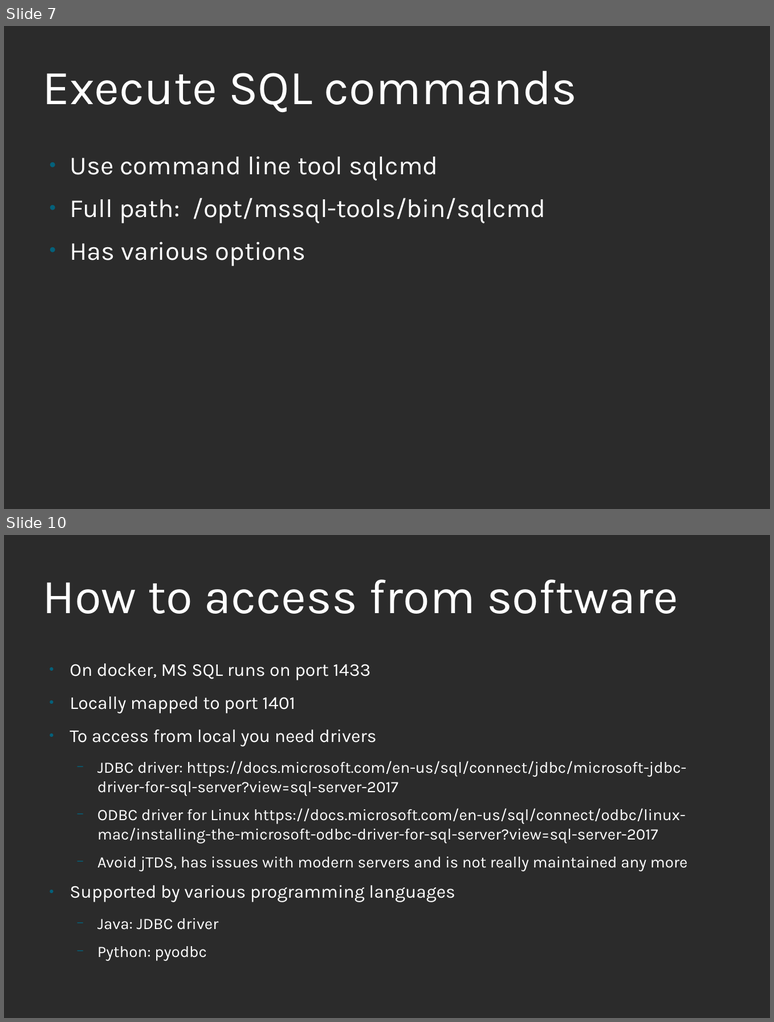
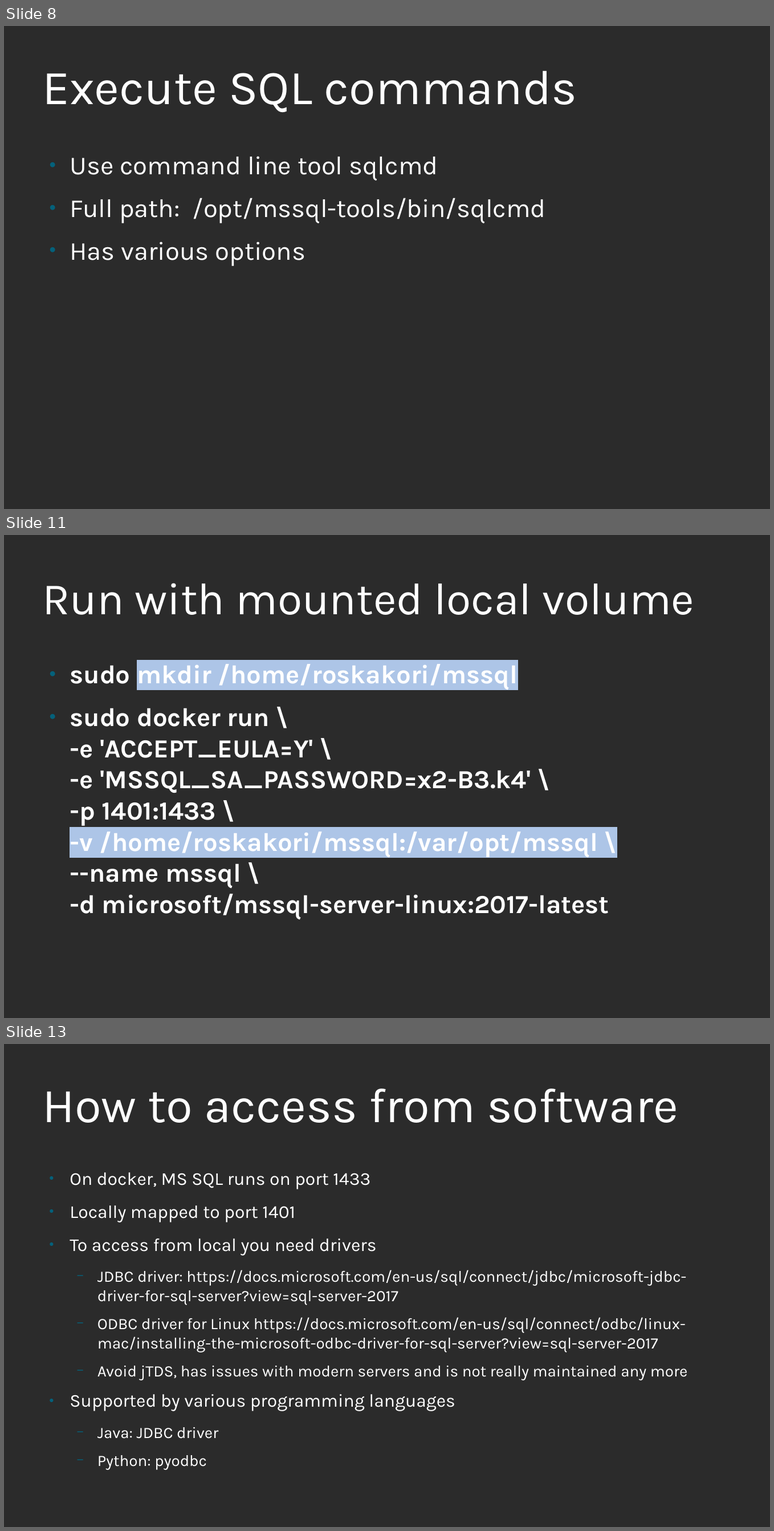
Before and after one commit to roskakori/talks, a slide deck: linuxtage/Microsoft SQL Server with Linux and Docker.odp. Shown one above the other, each under a label of ours: slides 7 and 10 before the commit, slides 8, 11 and 13 after it; the slides between them are not shown. The pictures are 774x1022 and 774x1531 pixels, drawn with LibreOffice and Linux fonts; fonts in the diff are those of the drawing; background and template pictures are left out; a plain dark background stands for a picture behind light text. Boxes give left, top, right and bottom in pixels: in the first picture for what was removed or moved away, otherwise in the second. Text is boxed around its words. In the diff, an @@ line names an element or a change of style, - is before the commit and + after.

Commit message:
Added slides for talk on Micrsoft SQL Server with Linux and Docker.

```diff
--- a/linuxtage/Microsoft SQL Server with Linux and Docker.odp
+++ b/linuxtage/Microsoft SQL Server with Linux and Docker.odp
@@ slide 11 added at (x1=4, y1=535, x2=770, y2=1018), background picture (left out) @@
@@ title added at (x1=42, y1=583, x2=694, y2=615), 55.5 pt, text #FFFFFF @@
+Run with mounted local volume
@@ text added at (x1=70, y1=664, x2=609, y2=919), 32 pt, text #FFFFFF, bold @@
+● sudo mkdir /home/roskakori/mssql
+● sudo docker run \
+  -e 'ACCEPT_EULA=Y' \
+  -e 'MSSQL_SA_PASSWORD=x2-B3.k4' \
+  -p 1401:1433 \
+  -v /home/roskakori/mssql:/var/opt/mssql \
+  --name mssql \
+  -d microsoft/mssql-server-linux:2017-latest
@@ what was slide 7 is now slide 8 @@
@@ what was slide 10 is now slide 13 @@
```
Also in this commit, not shown: 8 slides changed, 2 other slides added, 4 slides removed.
